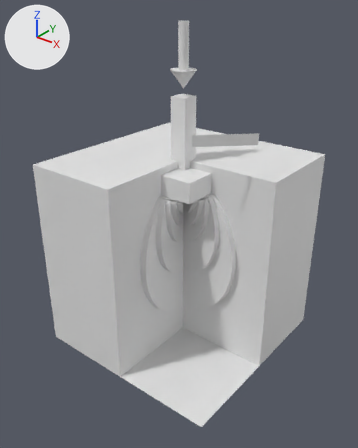
Two versions of the glTF model ar-labor/models/feszultseghagyma.glb, one commit apart.
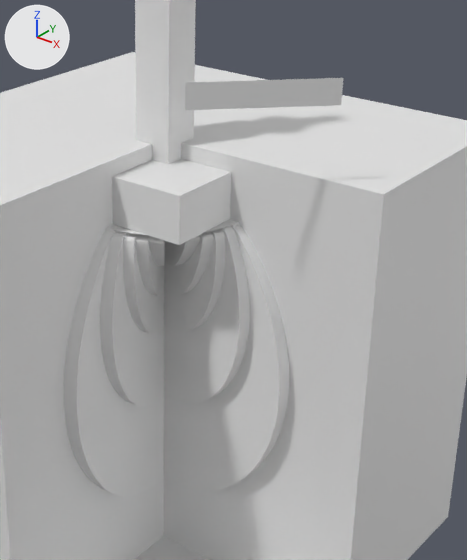
Each version appears first whole from a camera (50 mm lens) standing at (0.846, -1.078, 0.457) and looking at (0.013, -0.036, -0.189), and next in a close-up on the part from 32% to 87% of the width and 22% to 75% of the height. Lighting does not change. The marker at upper left points along +X, +Y and +Z. The first two pictures are the older version. Materials are left out; every surface is plain grey. Where no turn or scale is listed for an object, it has been applied to the vertices.

Before the edit, the objects in view are built like this:
```python
me_mesh_13 = bpy.data.meshes.new('Mesh_13')
me_mesh_13.from_pydata(...)  # 2140 vertices, 4038 faces; spans x 0.0..0.1128, y -0.1128..0.0, z -0.203..-0.08
me_mesh_13.materials.append(mat_material_13)
me_mesh_19 = bpy.data.meshes.new('Mesh_19')
me_mesh_19.from_pydata(...)  # a box spanning x -0.1..0.1, y -0.1..0.1, z -0.03..0.03
me_mesh_19.materials.append(mat_material_19)
me_mesh_23 = bpy.data.meshes.new('Mesh_23')
me_mesh_23.from_pydata(...)  # 4 vertices, 2 faces; spans x -0.0595..0.0595, y -0.0595..0.0595, z -0.015..0.015
me_mesh_23.materials.append(mat_material_21)
ob_felirat_010 = bpy.data.objects.new('Felirat.010', me_mesh_23)
ob_felirat_010.location = (0.185, -0.065, 0.105)
ob_hagyma_0_6 = bpy.data.objects.new('Hagyma_0_6', me_mesh_13)
ob_hagyma_0_6.location = (0.0, 0.0, 0.0)
ob_mesh_19 = bpy.data.objects.new('Mesh_19', me_mesh_19)
ob_mesh_19.location = (0.0, 0.0, -0.05)
# also in view: 'Hagyma_0_4' at (0.058, -0.058, -0.169); 'Mesh_0' at (0.0, 0.0, -0.3); 'Metszet_A' at (0.15, 0.0, -0.3); 'Mesh_1' at (0.0, 0.0, 0.0); 'Mesh_20' at (0.0, 0.0, 0.08)
```
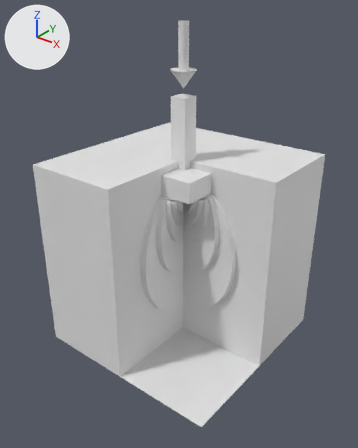
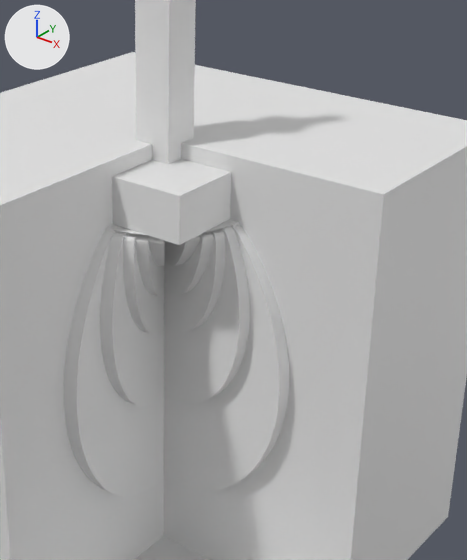
What differs and where, as boxes [x1, y1, x2, y2] in the close-ups (467 x 560 px):
```json
{"object": "Felirat.010", "change": "deleted", "before": [185, 78, 343, 110]}
```

The change, as JSON lines over the scene's bpy script:
```json
{"op": "remove", "block": "ob_felirat_010", "code": ["ob_felirat_010 = bpy.data.objects.new('Felirat.010', me_mesh_23)", "ob_felirat_010.location = (0.185, -0.065, 0.105)"]}
```
